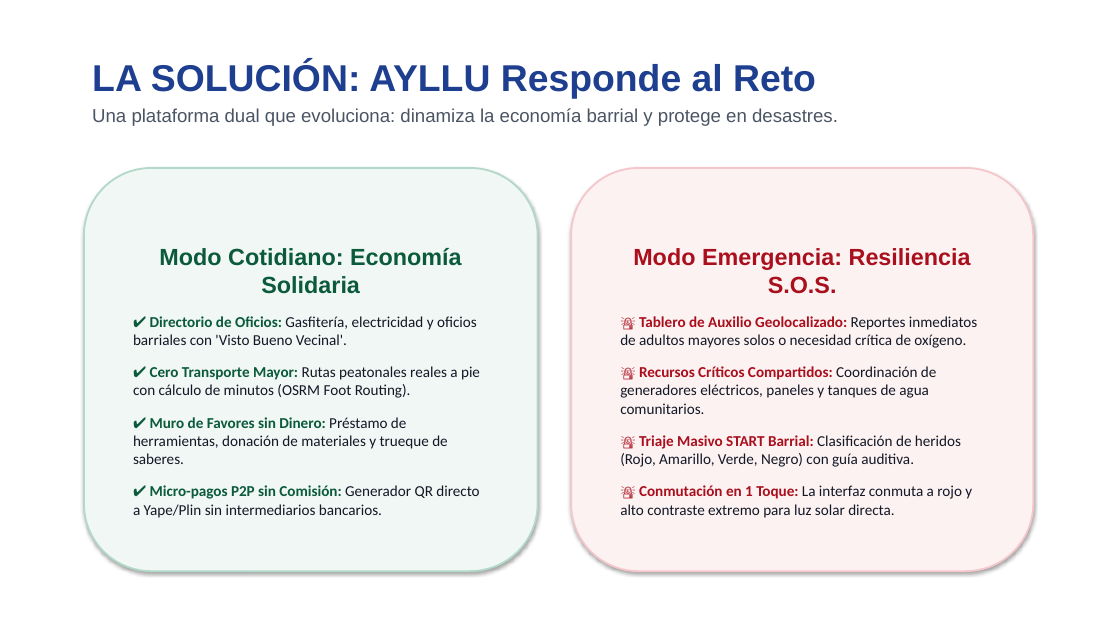
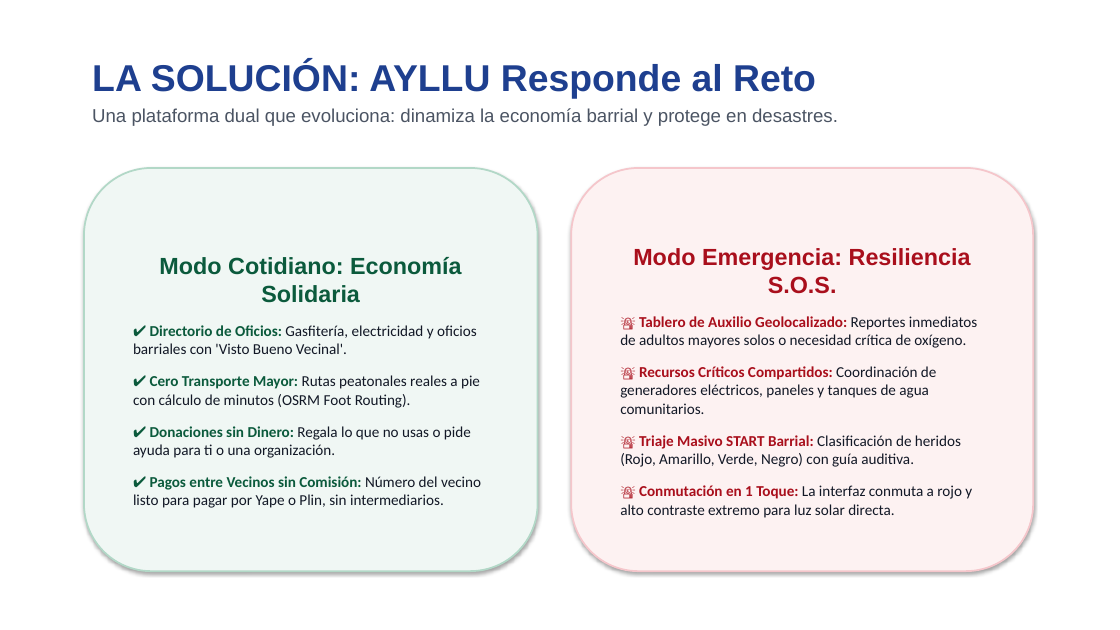
Before and after one commit to Anto-Jaimes/ICARO-AYLLU, a slide deck: slide 3 of presentacion/AYLLU_Presentacion_Hackathon.pptx. Drawn at 1120x630 pixels with LibreOffice and Linux fonts; fonts in the diff are those of the drawing. Boxes give left, top, right and bottom in pixels: in the first picture for what was removed or moved away, otherwise in the second. Text is boxed around its words. In the diff, an @@ line names an element or a change of style, - is before the commit and + after.

Commit message:
docs: el Word, el PowerPoint y los txt dicen lo que la app hace
Se habian generado desde el texto anterior: farmacias de turno, radio en
vivo, prestamos y trueques, generador QR de pagos. Mismo cambio que en
los .md; solo texto, el diseno queda igual.

```diff
--- a/presentacion/AYLLU_Presentacion_Hackathon.pptx
+++ b/presentacion/AYLLU_Presentacion_Hackathon.pptx
@@ text in rounded rectangle at (x1=133, y1=426, x2=481, y2=508): text changed @@
-✔ Muro de Favores sin Dinero: Préstamo de herramientas, donación de materiales y trueque de saberes.
-✔ Micro-pagos P2P sin Comisión: Generador QR directo a Yape/Plin sin intermediarios bancarios.
+✔ Donaciones sin Dinero: Regala lo que no usas o pide ayuda para ti o una organización.
+✔ Pagos entre Vecinos sin Comisión: Número del vecino listo para pagar por Yape o Plin, sin intermediarios.
```
Also in this commit, not shown: 1 other slide changed, 3 other files.
